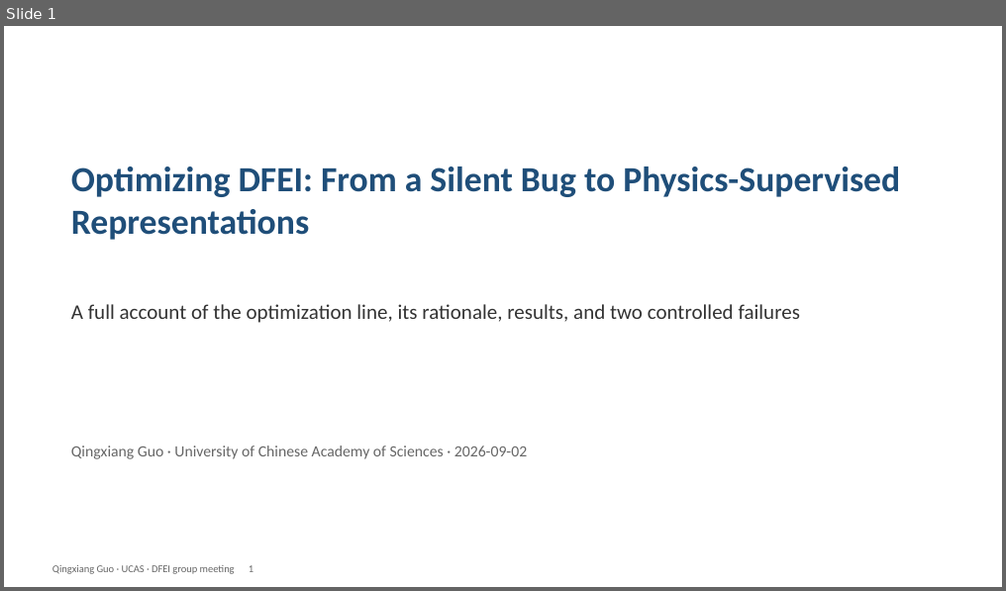
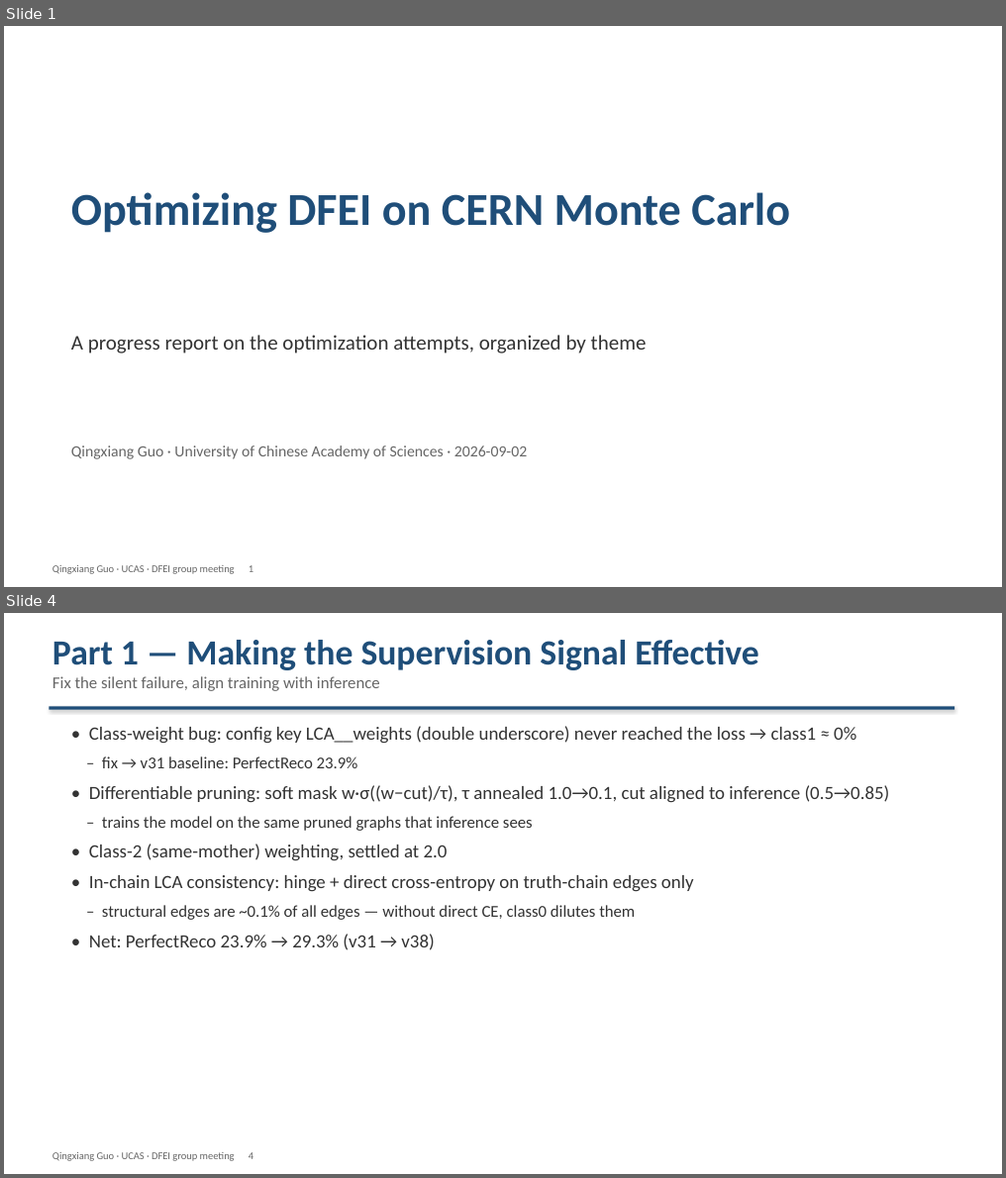
Before and after one commit to Aniedrew/dfei_ift, a slide deck: meeting_figs/DFEI_progress_20260902_EN.pptx. Shown one above the other, each under a label of ours: slide 1 before the commit, slides 1 and 4 after it; the slides between them are not shown. The pictures are 1006x591 and 1006x1178 pixels, drawn with LibreOffice and Linux fonts; fonts in the diff are those of the drawing. Boxes give left, top, right and bottom in pixels: in the first picture for what was removed or moved away, otherwise in the second. Text is boxed around its words. In the diff, an @@ line names an element or a change of style, - is before the commit and + after.

Commit message:
docs: restructure deck v3 (theme-based, line chart, larger title)

```diff
--- a/meeting_figs/DFEI_progress_20260902_EN.pptx
+++ b/meeting_figs/DFEI_progress_20260902_EN.pptx
@@ slide 4 added at (4, 613, 1002, 1174), background #FFFFFF @@
@@ text added at (53, 640, 758, 691), 16 pt, text #666666 @@
+Part 1 — Making the Supervision Signal Effective
+Fix the silent failure, align training with inference
@@ rectangle added at (49, 707, 954, 710), fill #1F4E79 @@
@@ text added at (89, 726, 890, 951), 18 pt, text #333333 @@
+• Class-weight bug: config key LCA__weights (double underscore) never reached the loss → class1 ≈ 0%
+– fix → v31 baseline: PerfectReco 23.9%
+• Differentiable pruning: soft mask w·σ((w−cut)/τ), τ annealed 1.0→0.1, cut aligned to inference (0.5→0.85)
+– trains the model on the same pruned graphs that inference sees
+• Class-2 (same-mother) weighting, settled at 2.0
+• In-chain LCA consistency: hinge + direct cross-entropy on truth-chain edges only
+– structural edges are ~0.1% of all edges — without direct CE, class0 dilutes them
+• Net: PerfectReco 23.9% → 29.3% (v31 → v38)
@@ text added at (53, 1153, 253, 1161), 10 pt, text #666666 @@
+Qingxiang Guo · UCAS · DFEI group meeting 4
@@ slide 1 changed as well @@
@@ text at (71, 192, 790, 233): text changed; size 34 to 44 pt @@
-Optimizing DFEI: From a Silent Bug to Physics-Supervised Representations
+Optimizing DFEI on CERN Monte Carlo
@@ text at (71, 335, 647, 354): text changed @@
-A full account of the optimization line, its rationale, results, and two controlled failures
+A progress report on the optimization attempts, organized by theme
```
Also in this commit, not shown: 4 other slides changed, 5 other slides added, 20 slides removed, 3 other files.
